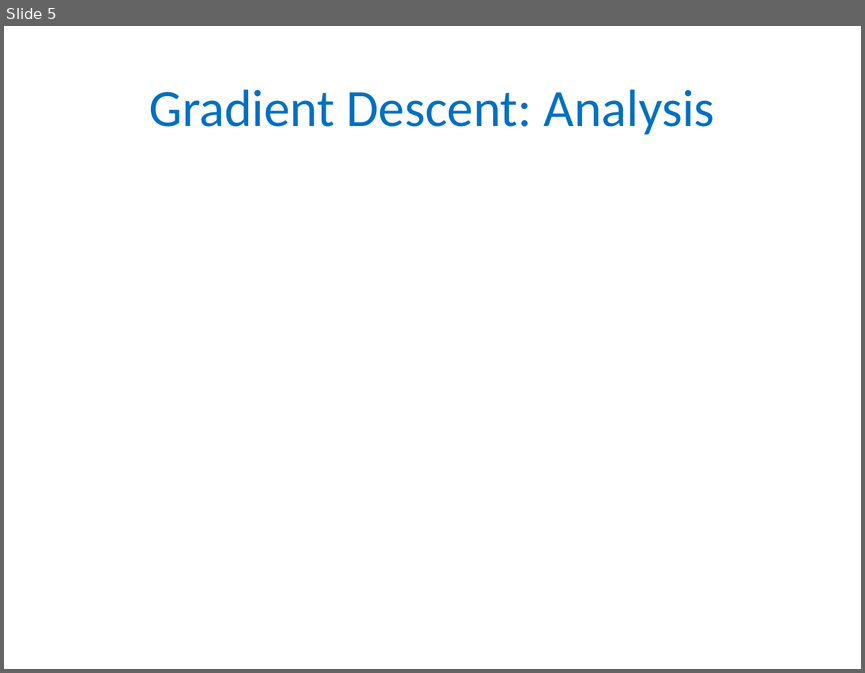
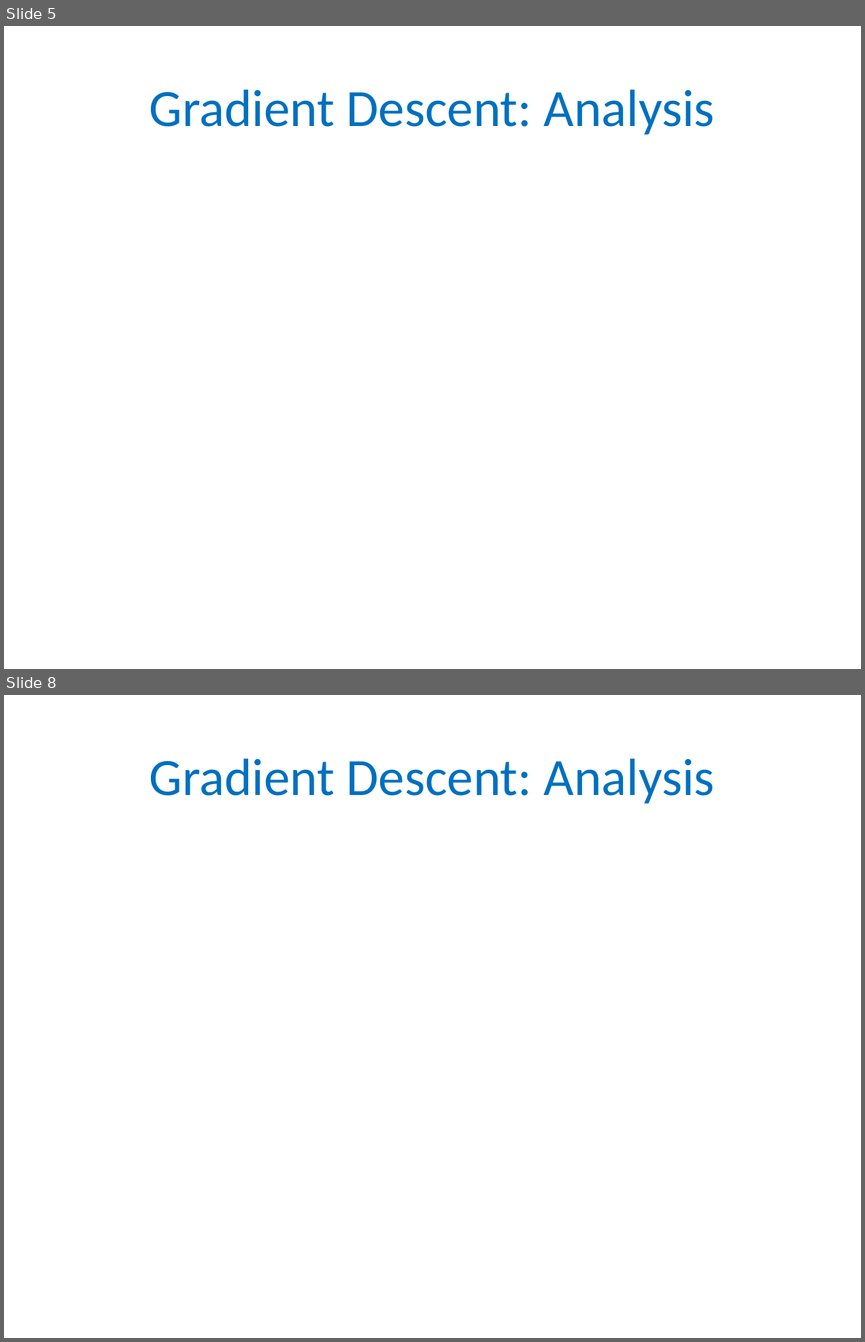
Before and after one commit to gyaroslavtsev/gyaroslavtsev.github.io, a slide deck: big-data/lecture08.pptx. Shown one above the other, each under a label of ours: slide 5 before the commit, slides 5 and 8 after it; the slides between them are not shown. The pictures are 865x673 and 865x1342 pixels, drawn with LibreOffice and Linux fonts; fonts in the diff are those of the drawing; grey boxes stand for pictures. Boxes give left, top, right and bottom in pixels: in the first picture for what was removed or moved away, otherwise in the second. Text is boxed around its words. In the diff, an @@ line names an element or a change of style, - is before the commit and + after.

```diff
--- a/big-data/lecture08.pptx
+++ b/big-data/lecture08.pptx
@@ slide 8 added at [4,695,861,1338], background #FFFFFF @@
@@ title added at [150,758,715,804], 44 pt, text #0070C0 @@
+Gradient Descent: Analysis
```
Also in this commit, not shown: 3 other slides added, 9 other files.
